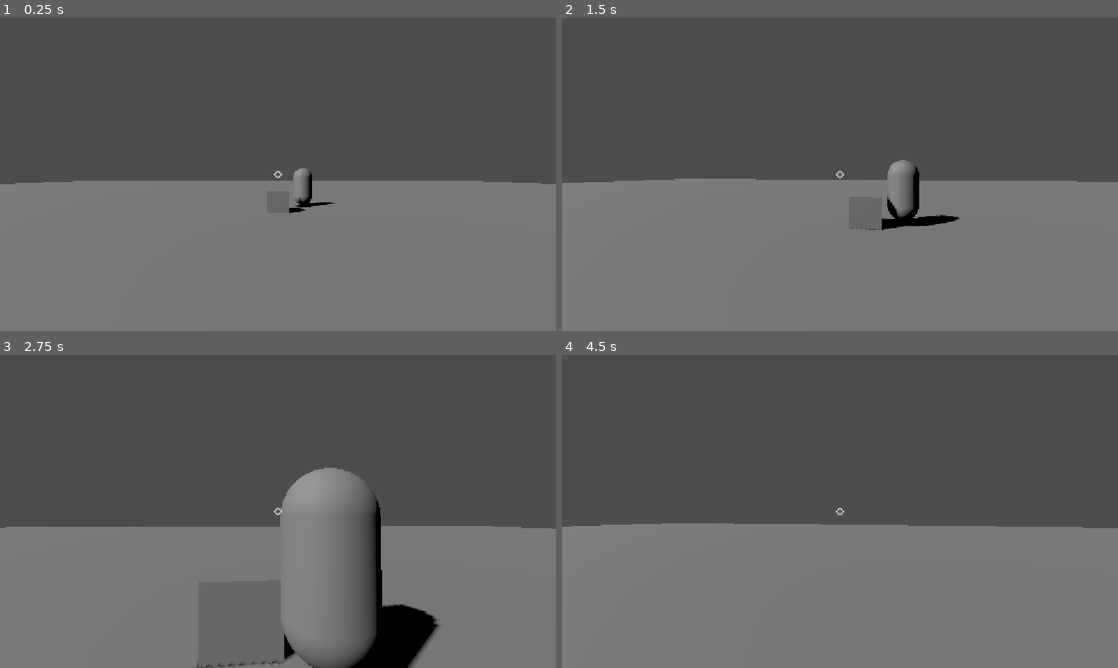
Above: before the commit, frames 1-4 (two rows, left to right).
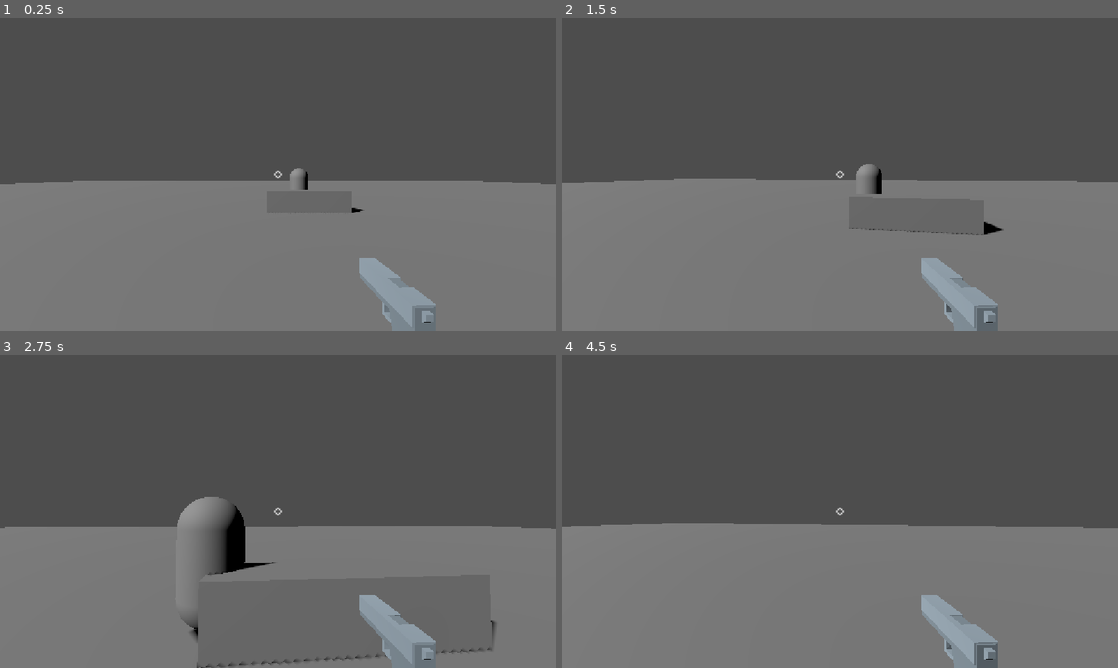
Above: after the commit, the same moments.

Repository: cjratcliff/hellebore
Game: Godot game, scene res://levels/main.tscn
The game is run twice, just before and just after one commit, with the same random seed, the same clock (stepped at 60 frames per second) and the same inputs.
Inputs (mouse positions are in pixels of both pictures, inside the frame that each line leads up to):
- Up to frame 1 (0.25 s): no input
- Up to frame 2 (1.5 s): move the mouse to (867, 174) at 0.52 s; press the mouse at (867, 174) at 0.53 s; hold W (move_forward) from 0.53 s (still down); move the mouse to (812, 174) at 1.27 s; release the mouse at (812, 174) at 1.28 s; click (812, 174) at 1.35 s
- Up to frame 3 (2.75 s): keep holding W (move_forward); move the mouse to (289, 505) at 2.02 s; press the mouse at (289, 505) at 2.03 s
- Up to frame 4 (4.5 s): keep holding W (move_forward); move the mouse to (834, 517) at 2.77 s; release the mouse at (834, 517) at 2.78 s; click (834, 517) at 2.85 s; move the mouse to (878, 514) at 3.52 s; press the mouse at (878, 514) at 3.53 s; move the mouse to (795, 508) at 4.27 s; release the mouse at (795, 508) at 4.28 s; click (795, 508) at 4.35 s

The runs differ from the first frame. In frame 1, 1.8% of the frame differs, in the area x 52-79%, y 48-100%; in frame 2, 3.0%; in frame 3, 9.1%, in the area x 31-90%, y 36-100%; in frame 4, 1.7%.

Commit message:
add pistol

Diff:
--- a/hellebore/actors/mobs/mob.gd
+++ b/hellebore/actors/mobs/mob.gd
@@ -9,6 +9,7 @@
 	if player != null:
 		nav_agent.target_position = player.global_position
 		var dir = global_position.direction_to(nav_agent.get_next_path_position())
+		dir.y = 0
 		velocity = dir * speed
 		move_and_slide()
 
--- a/hellebore/actors/player/player.tscn
+++ b/hellebore/actors/player/player.tscn
@@ -1,9 +1,13 @@
 [gd_scene format=3 uid="uid://d4adphfqgeb4w"]
 
 [ext_resource type="Script" uid="uid://cdbfsy1mesqy1" path="res://actors/player/player.gd" id="1_nvxhs"]
+[ext_resource type="PackedScene" uid="uid://43j1qh66agi5" path="res://actors/player/pistol.fbx" id="2_ilk7j"]
 
 [node name="Player" type="CharacterBody3D" unique_id=1873314653 groups=["player"]]
 script = ExtResource("1_nvxhs")
 
 [node name="Camera3D" type="Camera3D" parent="." unique_id=1987355446]
 transform = Transform3D(1, 0, 0, 0, 1, 0, 0, 0, 1, 0, 1.711199, 0)
+
+[node name="pistol" parent="Camera3D" unique_id=1680183230 instance=ExtResource("2_ilk7j")]
+transform = Transform3D(0.99784935, 0, 0.0655489, 0, 1, 0, -0.0655489, 0, 0.99784935, 0.3254124, -0.52728105, -0.5850207)
--- a/hellebore/levels/main.tscn
+++ b/hellebore/levels/main.tscn
@@ -5,12 +5,13 @@
 [ext_resource type="PackedScene" uid="uid://bdwub74y0vit1" path="res://actors/mobs/mob.tscn" id="2_wdj6m"]
 
 [sub_resource type="NavigationMesh" id="NavigationMesh_rybk0"]
-vertices = PackedVector3Array(-49.5, 0.5, -49.5, -49.5, 0.5, 49.5, 49.5, 0.5, 49.5, 49.5, 0.5, -49.5)
-polygons = [PackedInt32Array(3, 2, 0), PackedInt32Array(0, 2, 1)]
+vertices = PackedVector3Array(-0.75, 0.4681635, -10.5, 1.25, 0.4681635, -10.5, 1.25, 0.4681635, -49.5, -1, 0.4681635, -9.25, -49.5, 0.4681635, -49.5, -49.5, 0.4681635, -9.25, 3.5, 0.4681635, -10.5, 3.75, 0.4681635, -9.25, 49.5, 0.4681635, -9.25, 49.5, 0.4681635, -49.5, -0.75, 0.4681635, -8.25, -49.5, 0.4681635, 49.5, 0.5, 0.4681635, 49.5, 0.75, 0.4681635, -8.25, 3.5, 0.4681635, -8.25, 2.25, 0.4681635, 49.5, 49.5, 0.4681635, 49.5, 2, 0.4681635, -8.25)
+polygons = [PackedInt32Array(2, 1, 0), PackedInt32Array(0, 3, 2), PackedInt32Array(2, 3, 5), PackedInt32Array(2, 5, 4), PackedInt32Array(6, 1, 2), PackedInt32Array(6, 2, 7), PackedInt32Array(7, 2, 8), PackedInt32Array(8, 2, 9), PackedInt32Array(3, 10, 5), PackedInt32Array(5, 10, 11), PackedInt32Array(11, 10, 12), PackedInt32Array(10, 13, 12), PackedInt32Array(7, 8, 14), PackedInt32Array(14, 8, 16), PackedInt32Array(14, 16, 15), PackedInt32Array(15, 17, 14), PackedInt32Array(13, 17, 12), PackedInt32Array(12, 17, 15)]
 geometry_source_geometry_mode = 2
 geometry_source_group_name = &"nav_mesh_source"
 
 [sub_resource type="BoxMesh" id="BoxMesh_rybk0"]
+size = Vector3(3.7420654, 1, 1)
 
 [sub_resource type="PlaneMesh" id="PlaneMesh_rybk0"]
 size = Vector2(100, 100)
@@ -28,8 +29,8 @@
 transform = Transform3D(0.5895103, 0.5071961, -0.62867296, 0, 0.7782909, 0.6279039, 0.80776083, -0.37015578, 0.4588105, 0, 4.83245, 0)
 shadow_enabled = true
 
-[node name="Cube" type="MeshInstance3D" parent="." unique_id=51833535]
-transform = Transform3D(1, 0, 0, 0, 1, 0, 0, 0, 1, 0, 0.4681635, -9.492838)
+[node name="Cube" type="MeshInstance3D" parent="." unique_id=51833535 groups=["nav_mesh_source"]]
+transform = Transform3D(1, 0, 0, 0, 1, 0, 0, 0, 1, 1.3710327, 0.4681635, -9.492838)
 mesh = SubResource("BoxMesh_rybk0")
 
 [node name="Floor" type="MeshInstance3D" parent="." unique_id=465893429 groups=["nav_mesh_source"]]
Not shown, added: hellebore/actors/player/pistol.fbx
Not shown, added: hellebore/actors/player/pistol.fbx.import
